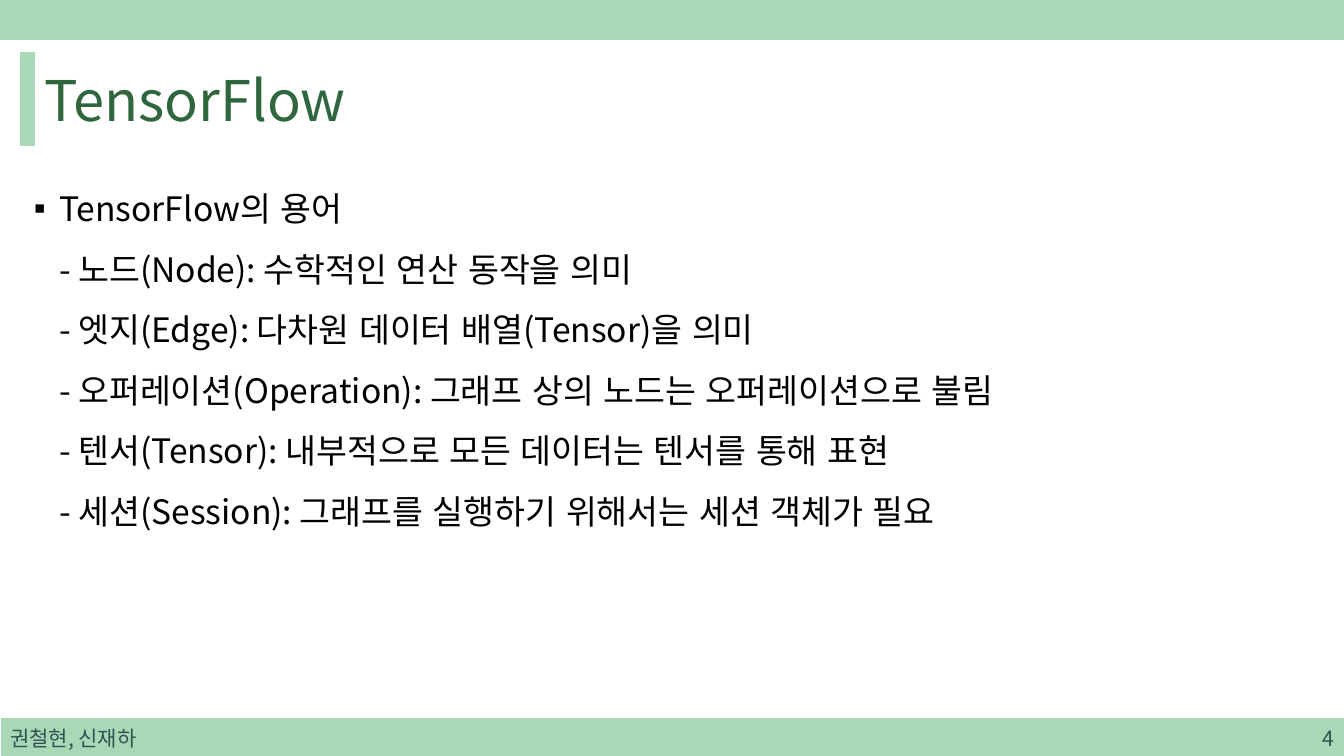
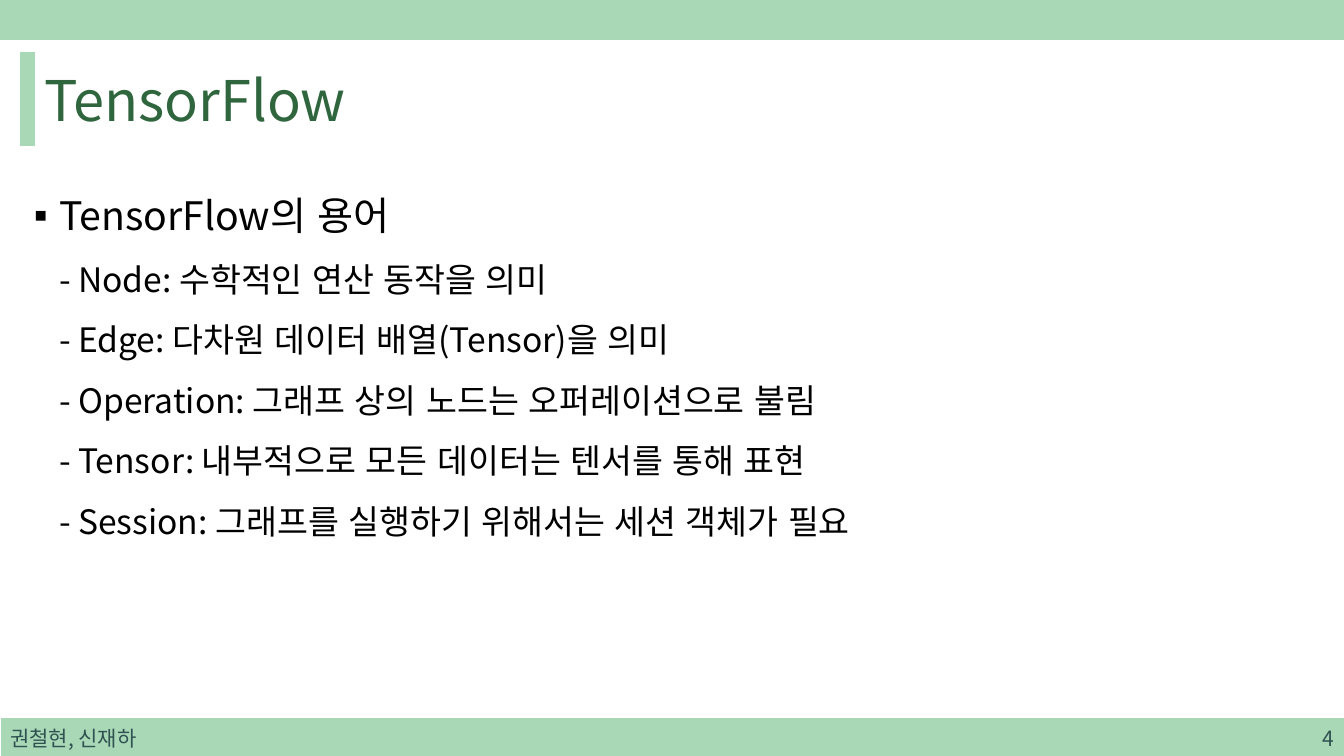
Before and after one commit to sjh4287/capston, a slide deck: slide 4 of 2022.01.07/TensorFlow Lite.pptx. Drawn at 1344x756 pixels with LibreOffice and Linux fonts; fonts in the diff are those of the drawing. Boxes give left, top, right and bottom in pixels: in the first picture for what was removed or moved away, otherwise in the second. Text is boxed around its words. In the diff, an @@ line names an element or a change of style, - is before the commit and + after.

Commit message:
Update TensorFlow Lite.pptx
ppt 수정

```diff
--- a/2022.01.07/TensorFlow Lite.pptx
+++ b/2022.01.07/TensorFlow Lite.pptx
@@ text at [59,197,850,537]: text changed @@
-▪ TensorFlow의 용어
-  - 노드(Node): 수학적인 연산 동작을 의미
-  - 엣지(Edge): 다차원 데이터 배열(Tensor)을 의미
-  - 오퍼레이션(Operation): 그래프 상의 노드는 오퍼레이션으로 불림
-  - 텐서(Tensor): 내부적으로 모든 데이터는 텐서를 통해 표현
-  - 세션(Session): 그래프를 실행하기 위해서는 세션 객체가 필요
+▪ TensorFlow의 용어
+  - Node: 수학적인 연산 동작을 의미
+  - Edge: 다차원 데이터 배열(Tensor)을 의미
+  - Operation: 그래프 상의 노드는 오퍼레이션으로 불림
+  - Tensor: 내부적으로 모든 데이터는 텐서를 통해 표현
+  - Session: 그래프를 실행하기 위해서는 세션 객체가 필요
```
Also in this commit, not shown: 10 other slides changed, 5 slides added.
